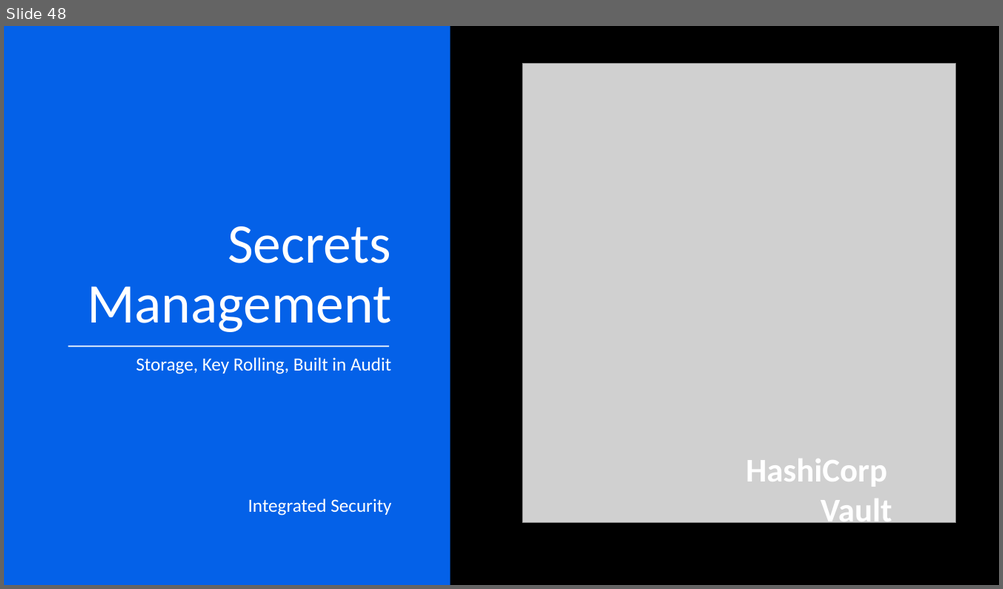
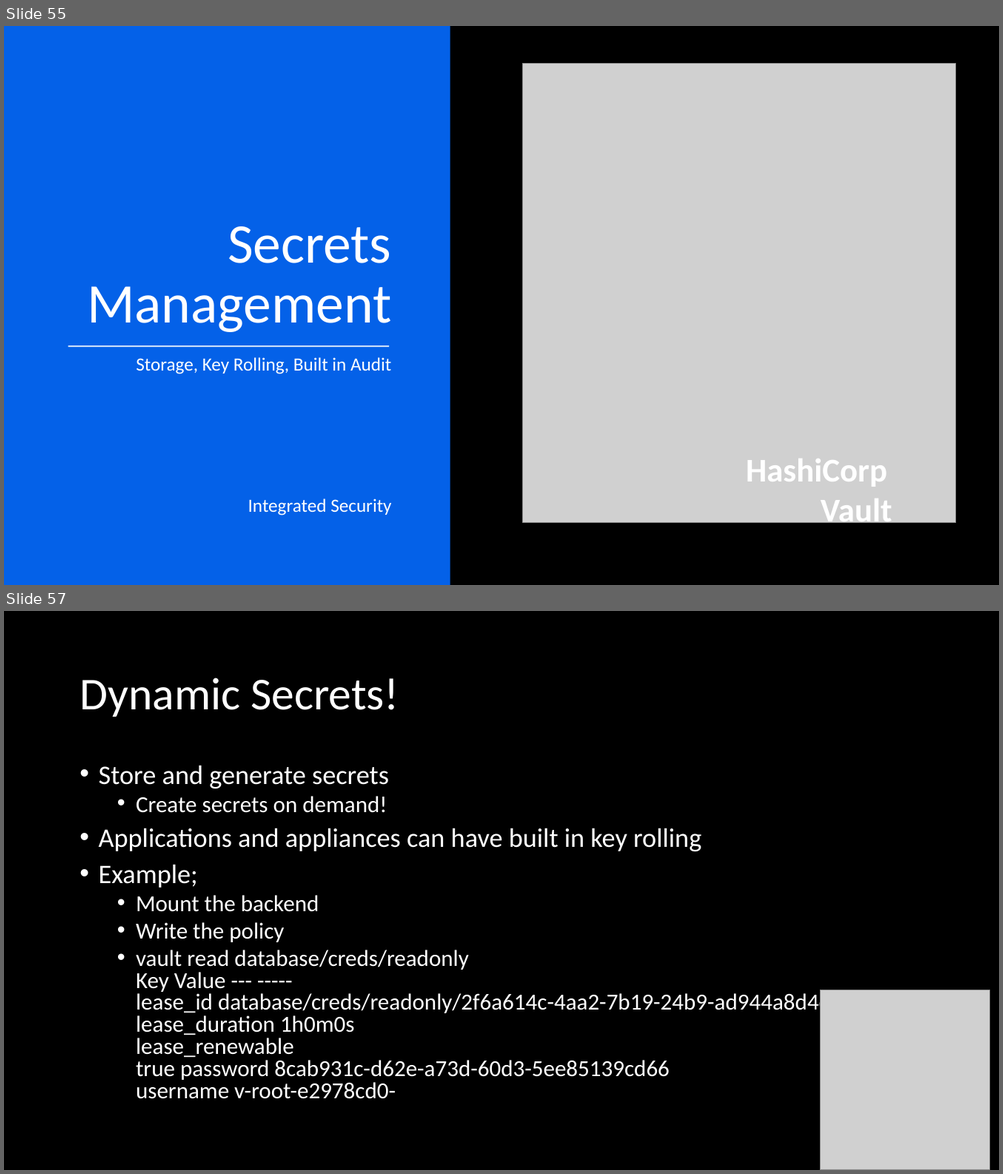
Before and after one commit to FraserPol/hashi-tech-excersise, a slide deck: Hashi-Demo-Preso.pptx. Shown one above the other, each under a label of ours: slide 48 before the commit, slides 55 and 57 after it; the slides between them are not shown. The pictures are 1003x589 and 1003x1174 pixels, drawn with LibreOffice and Linux fonts; fonts in the diff are those of the drawing; grey boxes stand for pictures. Boxes give left, top, right and bottom in pixels: in the first picture for what was removed or moved away, otherwise in the second. Text is boxed around its words. In the diff, an @@ line names an element or a change of style, - is before the commit and + after.

```diff
--- a/Hashi-Demo-Preso.pptx
+++ b/Hashi-Demo-Preso.pptx
@@ slide 57 added at [4, 611, 999, 1170], background #000000 @@
@@ title added at [79, 678, 399, 717], 44 pt, text #FFFFFF @@
+Dynamic Secrets!
@@ text added at [99, 765, 854, 1099], 22.2 pt, text #FFFFFF @@
+• Store and generate secrets
+  • Create secrets on demand!
+• Applications and appliances can have built in key rolling
+• Example;
+  • Mount the backend
+  • Write the policy
+  • vault read database/creds/readonly
+    Key Value --- -----
+    lease_id database/creds/readonly/2f6a614c-4aa2-7b19-24b9-ad944a8d4de6 lease_duration 1h0m0s
+    lease_renewable
+    true password 8cab931c-d62e-a73d-60d3-5ee85139cd66
+    username v-root-e2978cd0-
@@ picture added at [819, 991, 989, 1170] @@
@@ what was slide 48 is now slide 55 @@
```
Also in this commit, not shown: 8 slides changed, 12 other slides added, 1 slide removed, 13 other files.
